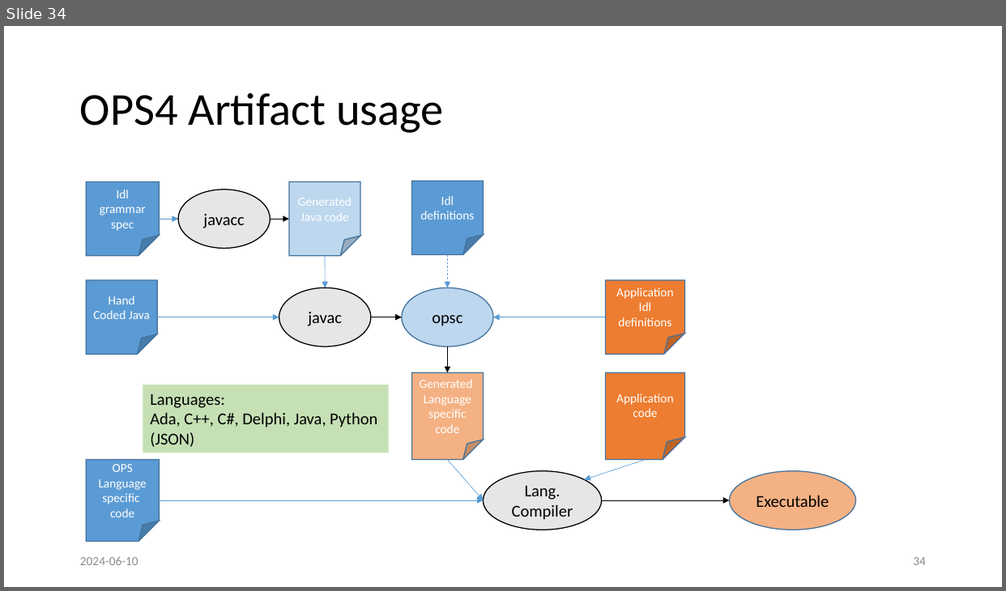
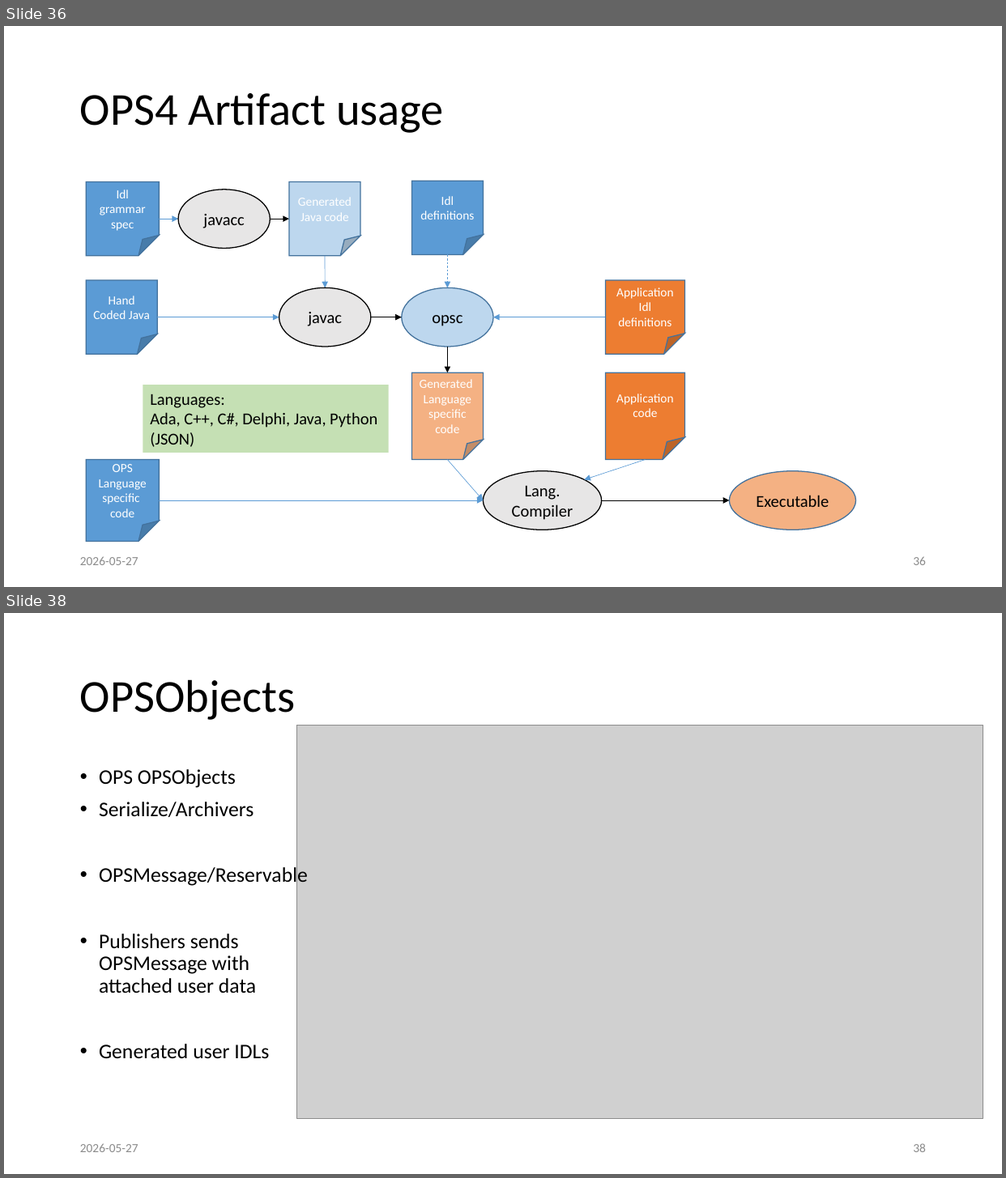
Before and after one commit to LelleAnd/ops, a slide deck: Doc/Ppt/OPS4 in depth.pptx. Shown one above the other, each under a label of ours: slide 34 before the commit, slides 36 and 38 after it; the slides between them are not shown. The pictures are 1006x591 and 1006x1178 pixels, drawn with LibreOffice and Linux fonts; fonts in the diff are those of the drawing; grey boxes stand for pictures. Boxes give left, top, right and bottom in pixels: in the first picture for what was removed or moved away, otherwise in the second. Text is boxed around its words. In the diff, an @@ line names an element or a change of style, - is before the commit and + after.

```diff
--- a/Doc/Ppt/OPS4 in depth.pptx
+++ b/Doc/Ppt/OPS4 in depth.pptx
@@ slide 38 added at (4,613,1002,1174), background #FFFFFF @@
@@ title added at (80,679,296,720), 44 pt, text #000000 @@
+OPSObjects
@@ picture added at (297,726,983,1119) @@
@@ text added at (99,769,308,1059), 20 pt, text #000000 @@
+• OPS OPSObjects
+• Serialize/Archivers
+• OPSMessage/Reservable
+• Publishers sends OPSMessage with attached user data
+• Generated user IDLs
@@ text added at (80,1144,138,1152), 12 pt, text #8C8C8C @@
+2026-05-27
@@ page number added at (913,1144,926,1152), 12 pt, text #8C8C8C @@
+38
@@ what was slide 34 is now slide 36 @@
@@ slide 36 changed as well @@
@@ text at (80,557,138,565): text changed @@
-2024-06-10
+2026-05-27
@@ page number at (913,557,926,565): text changed @@
-34
+36
```
Also in this commit, not shown: 32 other slides changed, 18 other slides added, 4 slides removed.
